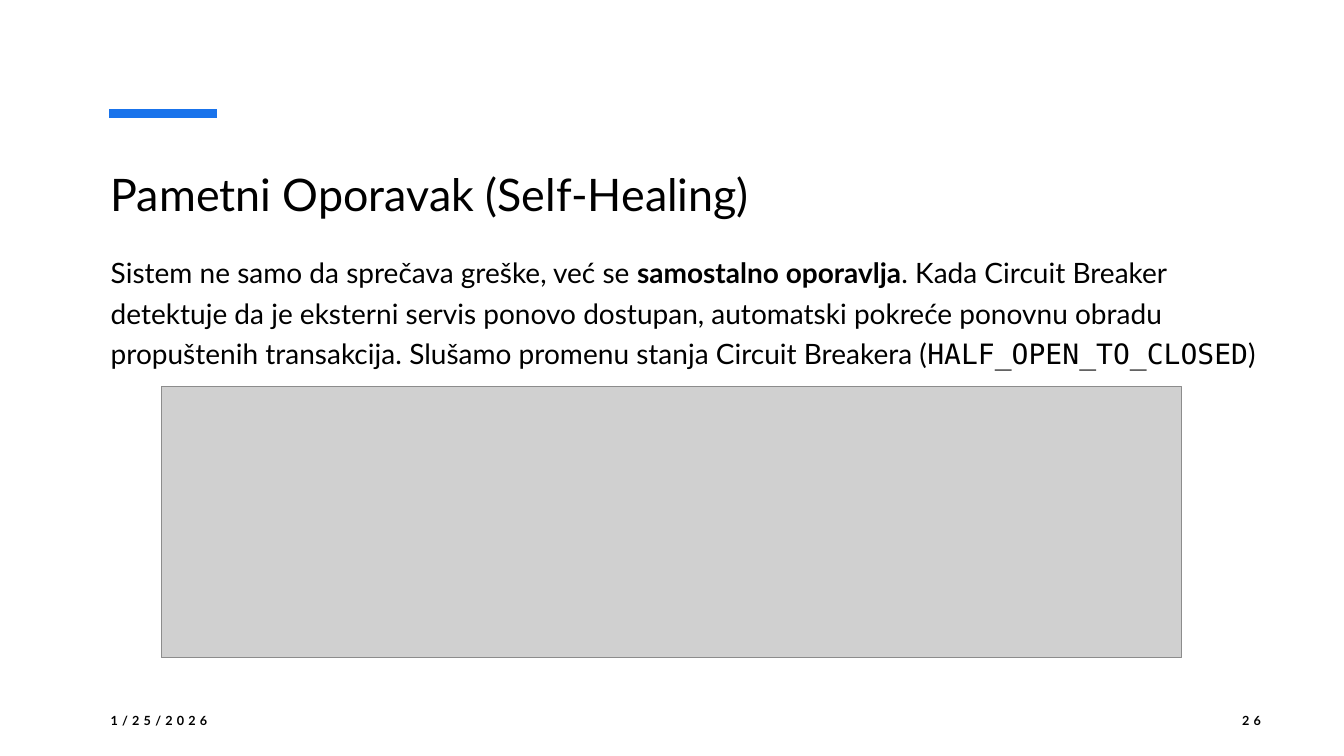
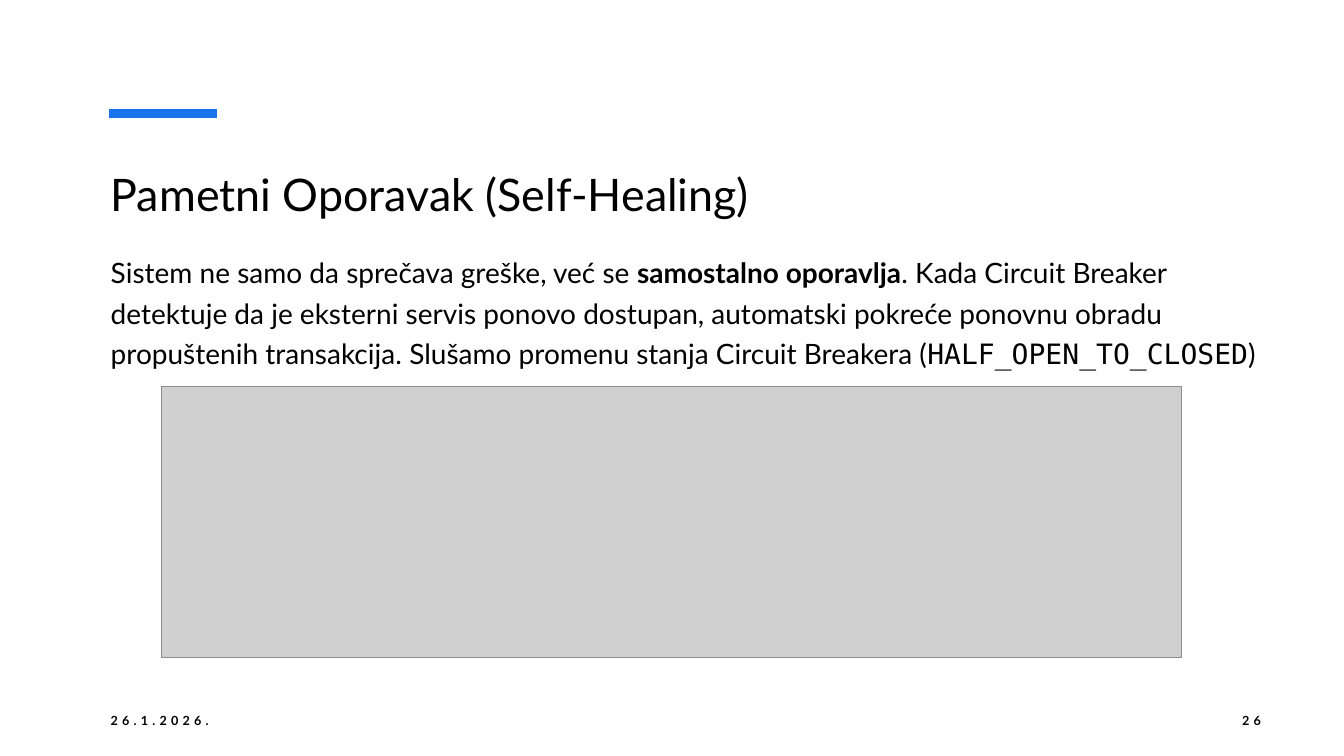
Before and after one commit to zlatkovnik/resilience4j-tutorial, a slide deck: slide 26 of Prezentacija.pptx. Drawn at 1344x756 pixels with LibreOffice and Linux fonts; fonts in the diff are those of the drawing; grey boxes stand for pictures. Boxes give left, top, right and bottom in pixels: in the first picture for what was removed or moved away, otherwise in the second. Text is boxed around its words. In the diff, an @@ line names an element or a change of style, - is before the commit and + after.

```diff
--- a/Prezentacija.pptx
+++ b/Prezentacija.pptx
@@ text at <box>111,715,209,725</box>: text changed @@
-1/25/2026
+26.1.2026.
```
Also in this commit, not shown: 30 other slides changed.
